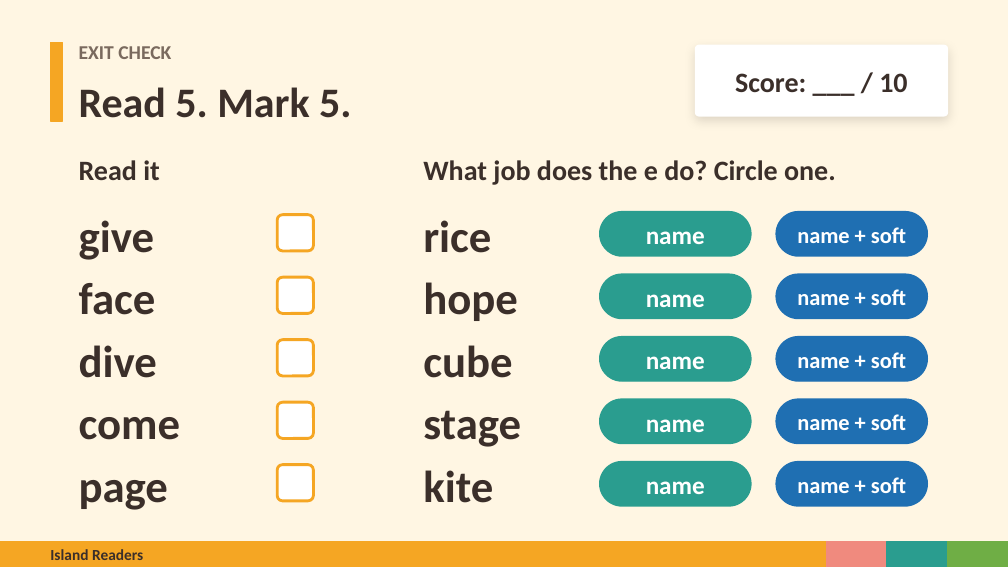
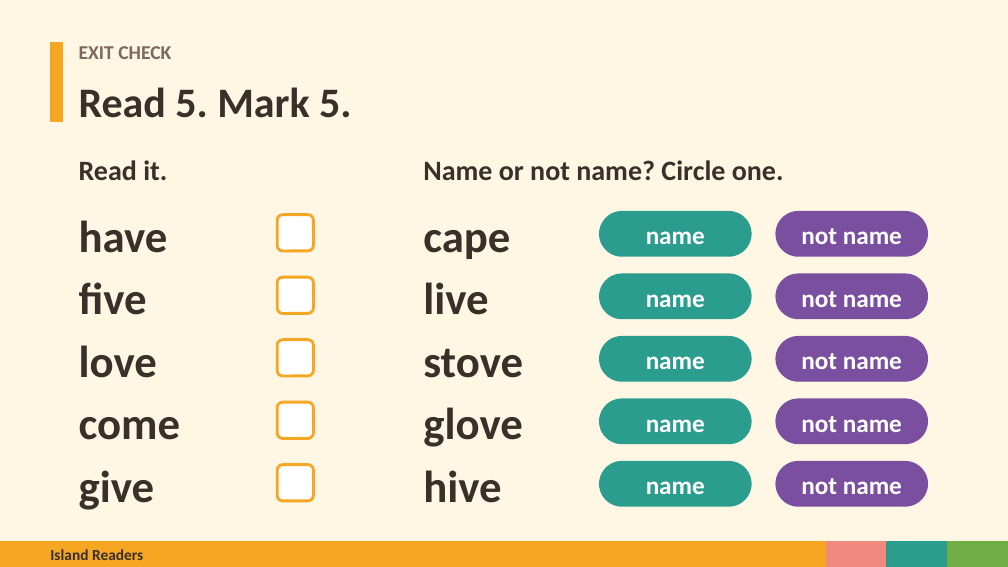
Before and after one commit to Silkwormx/island-readers, a slide deck: slide 29 of materials/unit5/Island_Readers_Tricky_e_Endings.pptx (slide 18 before the commit). Drawn at 1008x567 pixels with LibreOffice and Linux fonts; fonts in the diff are those of the drawing. Boxes give left, top, right and bottom in pixels: in the first picture for what was removed or moved away, otherwise in the second. Text is boxed around its words. In the diff, an @@ line names an element or a change of style, - is before the commit and + after.

```diff
--- a/materials/unit5/Island_Readers_Tricky_e_Endings.pptx
+++ b/materials/unit5/Island_Readers_Tricky_e_Endings.pptx
@@ rounded rectangle removed at <box>696,45,948,116</box> @@
@@ text removed at <box>735,73,907,92</box> @@
-Score: ___ / 10
@@ text at <box>79,160,167,180</box>: text changed @@
-Read it
+Read it.
@@ text at <box>423,160,784,180</box>: text changed @@
-What job does the e do? Circle one.
+Name or not name? Circle one.
@@ text at <box>79,220,168,253</box>: text changed @@
-give
+have
@@ text at <box>423,230,510,259</box>: text changed @@
-rice
+cape
@@ text at <box>801,228,902,244</box>: text changed; size 16 to 18 pt @@
-name + soft
+not name
@@ text at <box>79,282,147,315</box>: text changed @@
-face
+five
@@ text at <box>423,282,488,315</box>: text changed @@
-hope
+live
@@ text at <box>801,291,902,307</box>: text changed; size 16 to 18 pt @@
-name + soft
+not name
@@ text at <box>79,345,157,378</box>: text changed @@
-dive
+love
@@ text at <box>423,348,523,378</box>: text changed @@
-cube
+stove
@@ text at <box>801,353,902,369</box>: text changed; size 16 to 18 pt @@
-name + soft
+not name
@@ text at <box>423,407,523,447</box>: text changed @@
-stage
+glove
@@ text at <box>801,416,902,432</box>: text changed; size 16 to 18 pt @@
-name + soft
+not name
@@ text at <box>79,470,155,510</box>: text changed @@
-page
+give
@@ text at <box>423,470,501,503</box>: text changed @@
-kite
+hive
@@ fill #1F6FB2 to #7B4FA0; outline #1F6FB2 1 pt to #7B4FA0 1 pt in 5 elements at <box>776,212,927,256</box>, <box>776,274,927,319</box>, <box>776,337,927,381</box>, <box>776,399,927,444</box>, <box>776,462,927,506</box> @@
@@ text at <box>801,478,902,494</box>: text changed; size 16 to 18 pt @@
-name + soft
+not name
```
Also in this commit, not shown: 15 other slides changed, 13 slides added, 2 slides removed, 41 other files.
